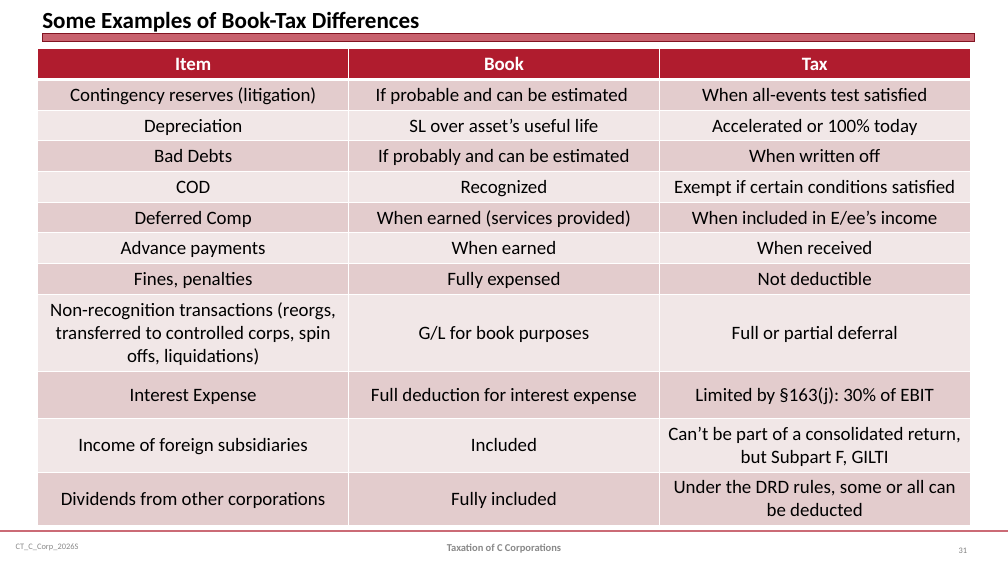
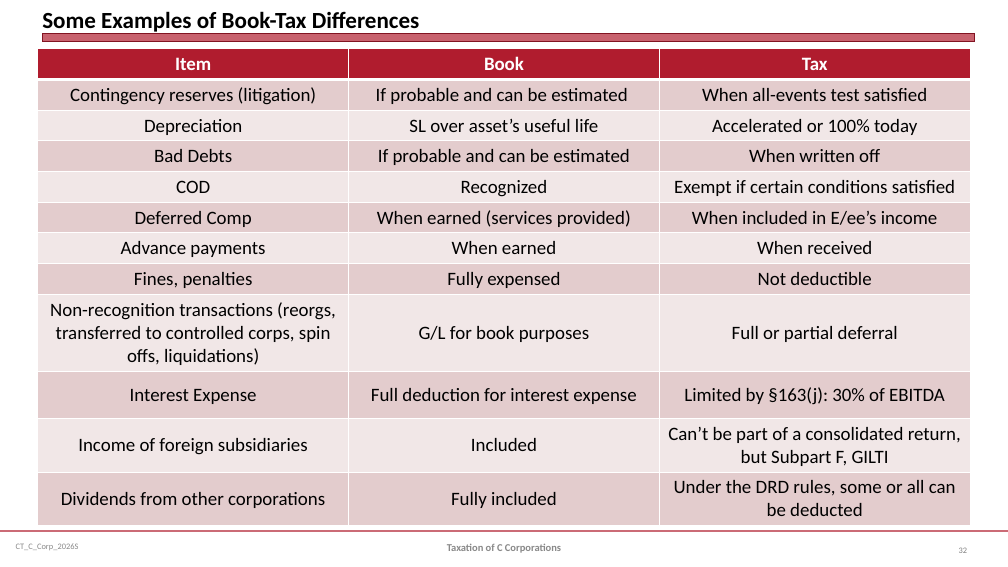
Before and after one commit to jmc877/Corporate-Tax, a slide deck: slide 32 of slides/CT_C_Corp_2026S.pptx (slide 31 before the commit). Drawn at 1008x567 pixels with LibreOffice and Linux fonts; fonts in the diff are those of the drawing. Boxes give left, top, right and bottom in pixels: in the first picture for what was removed or moved away, otherwise in the second. Text is boxed around its words. In the diff, an @@ line names an element or a change of style, - is before the commit and + after.

```diff
--- a/slides/CT_C_Corp_2026S.pptx
+++ b/slides/CT_C_Corp_2026S.pptx
@@ table at (38, 49, 970, 520) @@
-row 4, column 2: If probably and can be estimated
+row 4, column 2: If probable and can be estimated
-row 10, column 3: Limited by §163(j): 30% of EBIT
+row 10, column 3: Limited by §163(j): 30% of EBITDA
```
Also in this commit, not shown: 4 other slides changed, 1 slide added, 1 other file.
